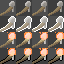
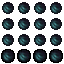
Layer changes from the first 64px x 64px image to the second:
added layer "LikenSphere" above "groundClicking" over box(1, 2, 63, 63)
hid group "torch" (4 layers) over box(0, 1, 64, 64)
hid group "BG" (5 layers) over box(0, 0, 64, 64)
